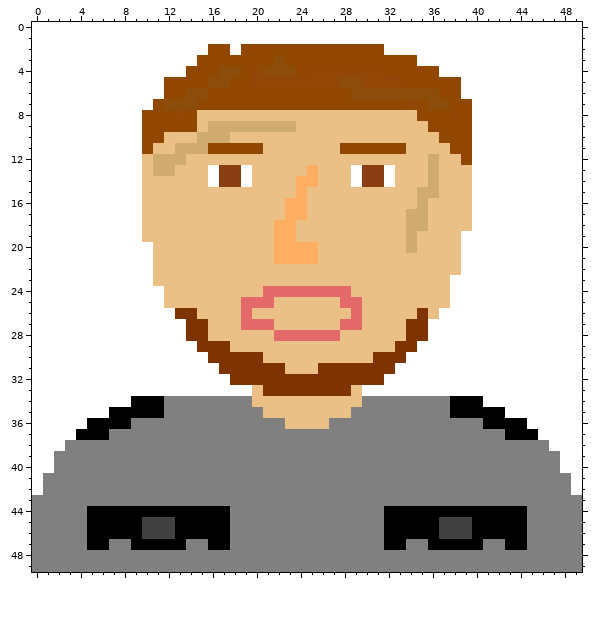
One commit to this pixel-art sprite: Assets/announcements/warden.png. The first picture shows the starting point.
The file is 50x50 pixels.
Once edited:
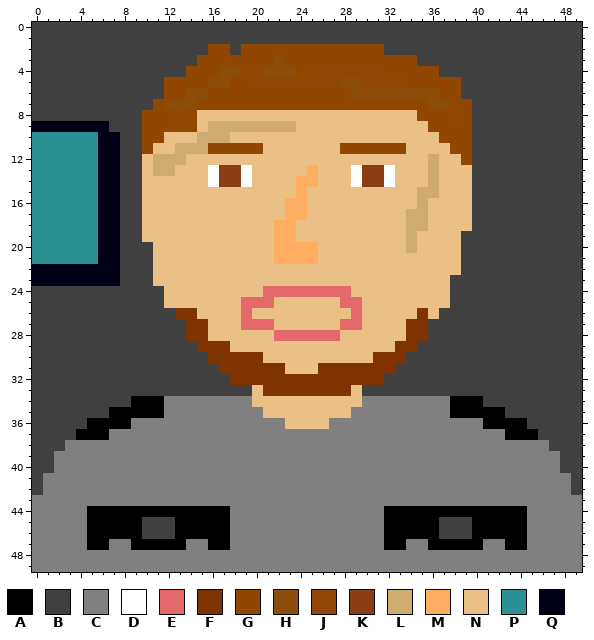
Palette (. is transparent): A #000000  B #404040  C #808080  D #ffffff  E #e3696a  F #7f3300  G #924700  H #8c4d0a  J #924706  K #8b3d13  L #cfab70  M #ffad61  N #eac086  P #2b8f93  Q #000018
Author's note on the commit: slightly better picture
Diff:
@@ x 0..49 @@
- 0 DDDDDDDDDDDDDDDDDDDDDDDDDDDDDDDDDDDDDDDDDDDDDDDDDD
- 1 DDDDDDDDDDDDDDDDDDDDDDDDDDDDDDDDDDDDDDDDDDDDDDDDDD
- 2 DDDDDDDDDDDDDDDDGGDGGGGGGGGGGGGGDDDDDDDDDDDDDDDDDD
- 3 DDDDDDDDDDDDDDDGGGGGGGHGGGGGGGGGGGGDDDDDDDDDDDDDDD
- 4 DDDDDDDDDDDDDDGGGHHGJHHHGJJJJJJJGGGGGDDDDDDDDDDDDD
- 5 DDDDDDDDDDDDGGGGHHGGJJJJJJJJHHJJJJGGGGGDDDDDDDDDDD
- 6 DDDDDDDDDDDDGGHHGGGGGGGGGGGGGHHHHHHHHGGDDDDDDDDDDD
- 7 DDDDDDDDDDDGHHHGGGGGGGGGGGGGGGGGGGJGHHGGDDDDDDDDDD
- 8 DDDDDDDDDDGGGJGNNNNNNNNNNNNNNNNNNNNGGGJGDDDDDDDDDD
- 9 DDDDDDDDDDGGGGGNLLLLLLLLNNNNNNNNNNNNGGGGDDDDDDDDDD
-10 DDDDDDDDDDGGNNNLLLNNNNNNNNNNNNNNNNNNNGGGDDDDDDDDDD
-11 DDDDDDDDDDGNNLLLGGGGGNNNNNNNGGGGGGNNNNGGDDDDDDDDDD
-12 DDDDDDDDDDNLLLNNNNNNNNNNNNNNNNNNNNNNLNNGDDDDDDDDDD
-13 DDDDDDDDDDNLLNNNDKKDNNNNNMNNNDKKDNNNLNNNDDDDDDDDDD
-14 DDDDDDDDDDNNNNNNDKKDNNNNMMNNNDKKDNNNLNNNDDDDDDDDDD
-15 DDDDDDDDDDNNNNNNNNNNNNNNMNNNNNNNNNNLLNNNDDDDDDDDDD
-16 DDDDDDDDDDNNNNNNNNNNNNNMMNNNNNNNNNNLNNNNDDDDDDDDDD
-17 DDDDDDDDDDNNNNNNNNNNNNNMMNNNNNNNNNLLNNNNDDDDDDDDDD
-18 DDDDDDDDDDNNNNNNNNNNNNMMNNNNNNNNNNLLNNNNDDDDDDDDDD
-19 DDDDDDDDDDNNNNNNNNNNNNMMNNNNNNNNNNLNNNNDDDDDDDDDDD
-20 DDDDDDDDDDDNNNNNNNNNNNMMMMNNNNNNNNLNNNNDDDDDDDDDDD
-21 DDDDDDDDDDDNNNNNNNNNNNMMMMNNNNNNNNNNNNNDDDDDDDDDDD
-22 DDDDDDDDDDDNNNNNNNNNNNNNNNNNNNNNNNNNNNNDDDDDDDDDDD
-23 DDDDDDDDDDDNNNNNNNNNNNNNNNNNNNNNNNNNNNDDDDDDDDDDDD
-24 DDDDDDDDDDDDNNNNNNNNNEEEEEEEENNNNNNNNNDDDDDDDDDDDD
-25 DDDDDDDDDDDDNNNNNNNEEENNNNNNEENNNNNNNNDDDDDDDDDDDD
-26 DDDDDDDDDDDDDFFNNNNENNNNNNNNNENNNNNFNDDDDDDDDDDDDD
-27 DDDDDDDDDDDDDDFFNNNEEENNNNNNEENNNNFFDDDDDDDDDDDDDD
-28 DDDDDDDDDDDDDDFFNNNNNNEEEEEENNNNNNFFDDDDDDDDDDDDDD
-29 DDDDDDDDDDDDDDDFFFNNNNNNNNNNNNNNNFFDDDDDDDDDDDDDDD
-30 DDDDDDDDDDDDDDDDFFFFFNNNNNNNNNNFFFDDDDDDDDDDDDDDDD
-31 DDDDDDDDDDDDDDDDDFFFFFFNNNFFFFFFFDDDDDDDDDDDDDDDDD
-32 DDDDDDDDDDDDDDDDDDFFFFFFFFFFFFFFDDDDDDDDDDDDDDDDDD
-33 DDDDDDDDDDDDDDDDDDDDNFFFFFFFFNDDDDDDDDDDDDDDDDDDDD
-34 DDDDDDDDDAAACCCCCCCCNNNNNNNNNNCCCCCCCCAAADDDDDDDDD
-35 DDDDDDDAAAAACCCCCCCCCNNNNNNNNCCCCCCCCCAAAAADDDDDDD
-36 DDDDDAAAACCCCCCCCCCCCCCNNNNCCCCCCCCCCCCCCAAAADDDDD
-37 DDDDAAACCCCCCCCCCCCCCCCCCCCCCCCCCCCCCCCCCCCAAADDDD
-38 DDDCCCCCCCCCCCCCCCCCCCCCCCCCCCCCCCCCCCCCCCCCCCCDDD
-39 DDCCCCCCCCCCCCCCCCCCCCCCCCCCCCCCCCCCCCCCCCCCCCCCDD
-40 DDCCCCCCCCCCCCCCCCCCCCCCCCCCCCCCCCCCCCCCCCCCCCCCDD
-41 DCCCCCCCCCCCCCCCCCCCCCCCCCCCCCCCCCCCCCCCCCCCCCCCCD
-42 DCCCCCCCCCCCCCCCCCCCCCCCCCCCCCCCCCCCCCCCCCCCCCCCCD
+ 0 BBBBBBBBBBBBBBBBBBBBBBBBBBBBBBBBBBBBBBBBBBBBBBBBBB
+ 1 BBBBBBBBBBBBBBBBBBBBBBBBBBBBBBBBBBBBBBBBBBBBBBBBBB
+ 2 BBBBBBBBBBBBBBBBGGBGGGGGGGGGGGGGBBBBBBBBBBBBBBBBBB
+ 3 BBBBBBBBBBBBBBBGGGGGGGHGGGGGGGGGGGGBBBBBBBBBBBBBBB
+ 4 BBBBBBBBBBBBBBGGGHHGJHHHGJJJJJJJGGGGGBBBBBBBBBBBBB
+ 5 BBBBBBBBBBBBGGGGHHGGJJJJJJJJHHJJJJGGGGGBBBBBBBBBBB
+ 6 BBBBBBBBBBBBGGHHGGGGGGGGGGGGGHHHHHHHHGGBBBBBBBBBBB
+ 7 BBBBBBBBBBBGHHHGGGGGGGGGGGGGGGGGGGJGHHGGBBBBBBBBBB
+ 8 BBBBBBBBBBGGGJGNNNNNNNNNNNNNNNNNNNNGGGJGBBBBBBBBBB
+ 9 QQQQQQQBBBGGGGGNLLLLLLLLNNNNNNNNNNNNGGGGBBBBBBBBBB
+10 PPPPPPQQBBGGNNNLLLNNNNNNNNNNNNNNNNNNNGGGBBBBBBBBBB
+11 PPPPPPQQBBGNNLLLGGGGGNNNNNNNGGGGGGNNNNGGBBBBBBBBBB
+12 PPPPPPQQBBNLLLNNNNNNNNNNNNNNNNNNNNNNLNNGBBBBBBBBBB
+13 PPPPPPQQBBNLLNNNDKKDNNNNNMNNNDKKDNNNLNNNBBBBBBBBBB
+14 PPPPPPQQBBNNNNNNDKKDNNNNMMNNNDKKDNNNLNNNBBBBBBBBBB
+15 PPPPPPQQBBNNNNNNNNNNNNNNMNNNNNNNNNNLLNNNBBBBBBBBBB
+16 PPPPPPQQBBNNNNNNNNNNNNNMMNNNNNNNNNNLNNNNBBBBBBBBBB
+17 PPPPPPQQBBNNNNNNNNNNNNNMMNNNNNNNNNLLNNNNBBBBBBBBBB
+18 PPPPPPQQBBNNNNNNNNNNNNMMNNNNNNNNNNLLNNNNBBBBBBBBBB
+19 PPPPPPQQBBNNNNNNNNNNNNMMNNNNNNNNNNLNNNNBBBBBBBBBBB
+20 PPPPPPQQBBBNNNNNNNNNNNMMMMNNNNNNNNLNNNNBBBBBBBBBBB
+21 PPPPPPQQBBBNNNNNNNNNNNMMMMNNNNNNNNNNNNNBBBBBBBBBBB
+22 QQQQQQQQBBBNNNNNNNNNNNNNNNNNNNNNNNNNNNNBBBBBBBBBBB
+23 QQQQQQQQBBBNNNNNNNNNNNNNNNNNNNNNNNNNNNBBBBBBBBBBBB
+24 BBBBBBBBBBBBNNNNNNNNNEEEEEEEENNNNNNNNNBBBBBBBBBBBB
+25 BBBBBBBBBBBBNNNNNNNEEENNNNNNEENNNNNNNNBBBBBBBBBBBB
+26 BBBBBBBBBBBBBFFNNNNENNNNNNNNNENNNNNFNBBBBBBBBBBBBB
+27 BBBBBBBBBBBBBBFFNNNEEENNNNNNEENNNNFFBBBBBBBBBBBBBB
+28 BBBBBBBBBBBBBBFFNNNNNNEEEEEENNNNNNFFBBBBBBBBBBBBBB
+29 BBBBBBBBBBBBBBBFFFNNNNNNNNNNNNNNNFFBBBBBBBBBBBBBBB
+30 BBBBBBBBBBBBBBBBFFFFFNNNNNNNNNNFFFBBBBBBBBBBBBBBBB
+31 BBBBBBBBBBBBBBBBBFFFFFFNNNFFFFFFFBBBBBBBBBBBBBBBBB
+32 BBBBBBBBBBBBBBBBBBFFFFFFFFFFFFFFBBBBBBBBBBBBBBBBBB
+33 BBBBBBBBBBBBBBBBBBBBNFFFFFFFFNBBBBBBBBBBBBBBBBBBBB
+34 BBBBBBBBBAAACCCCCCCCNNNNNNNNNNCCCCCCCCAAABBBBBBBBB
+35 BBBBBBBAAAAACCCCCCCCCNNNNNNNNCCCCCCCCCAAAAABBBBBBB
+36 BBBBBAAAACCCCCCCCCCCCCCNNNNCCCCCCCCCCCCCCAAAABBBBB
+37 BBBBAAACCCCCCCCCCCCCCCCCCCCCCCCCCCCCCCCCCCCAAABBBB
+38 BBBCCCCCCCCCCCCCCCCCCCCCCCCCCCCCCCCCCCCCCCCCCCCBBB
+39 BBCCCCCCCCCCCCCCCCCCCCCCCCCCCCCCCCCCCCCCCCCCCCCCBB
+40 BBCCCCCCCCCCCCCCCCCCCCCCCCCCCCCCCCCCCCCCCCCCCCCCBB
+41 BCCCCCCCCCCCCCCCCCCCCCCCCCCCCCCCCCCCCCCCCCCCCCCCCB
+42 BCCCCCCCCCCCCCCCCCCCCCCCCCCCCCCCCCCCCCCCCCCCCCCCCB
 43 CCCCCCCCCCCCCCCCCCCCCCCCCCCCCCCCCCCCCCCCCCCCCCCCCC
Where, in picture pixels (left, top, right, bottom), the same in both pictures:
changed: (32, 22, 582, 495)
